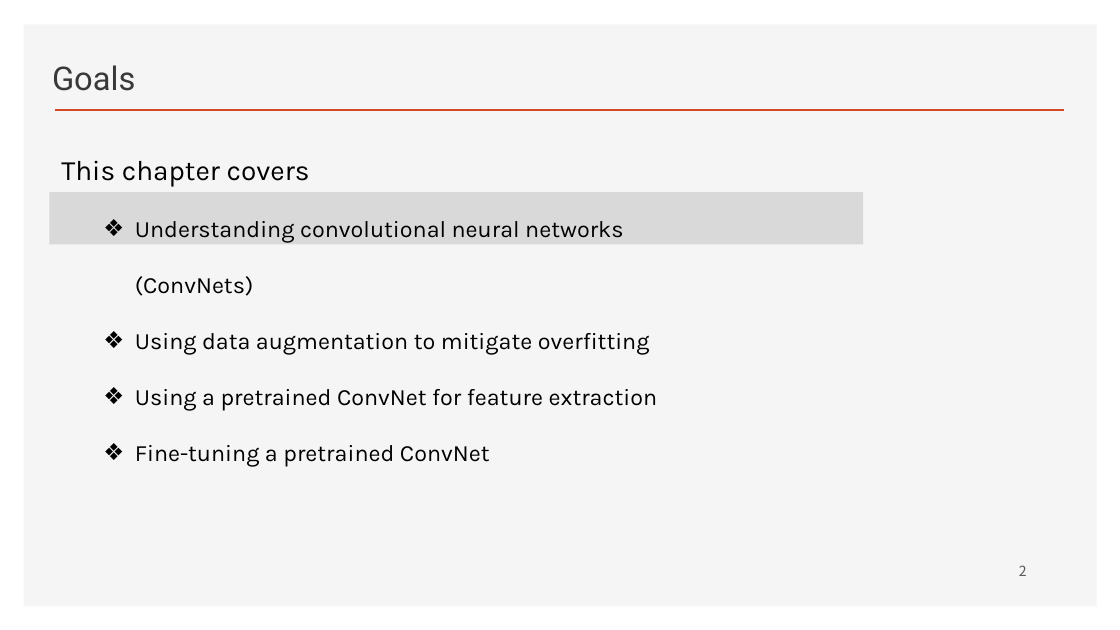
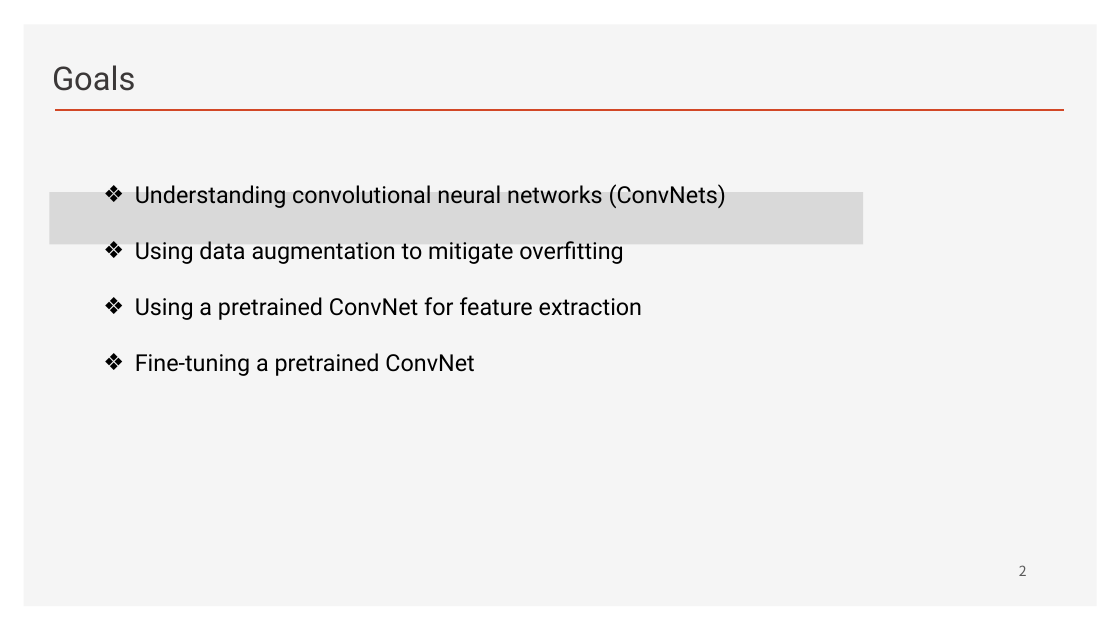
Before and after one commit to ancestor9/2026_Fall_Deep-Learning-with-Python, a slide deck: slide 2 of Chapter 08 Image Classification.pptx. Drawn at 1120x630 pixels with LibreOffice and Linux fonts; fonts in the diff are those of the drawing; background and template pictures are left out. Boxes give left, top, right and bottom in pixels: in the first picture for what was removed or moved away, otherwise in the second. Text is boxed around its words. In the diff, an @@ line names an element or a change of style, - is before the commit and + after.

```diff
--- a/Chapter 08 Image Classification.pptx
+++ b/Chapter 08 Image Classification.pptx
@@ text "Understanding convolutional neural networks (ConvNets)" at (135, 184, 727, 376): font Karla to Roboto @@
@@ text at (61, 161, 310, 187): paragraph removed @@
-This chapter covers
```
Also in this commit, not shown: 6 other slides changed, 6 slides added, 1 slide removed.
